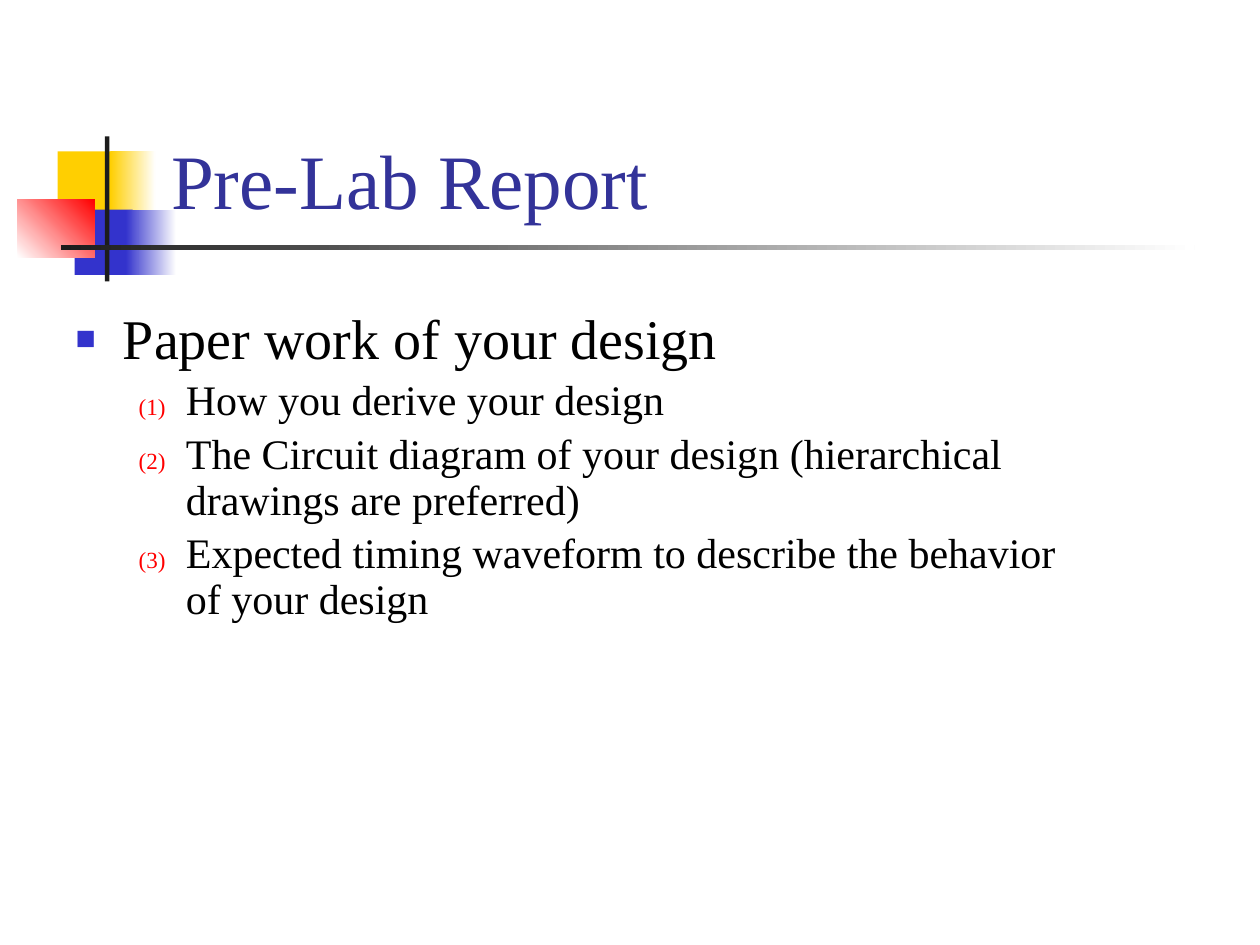
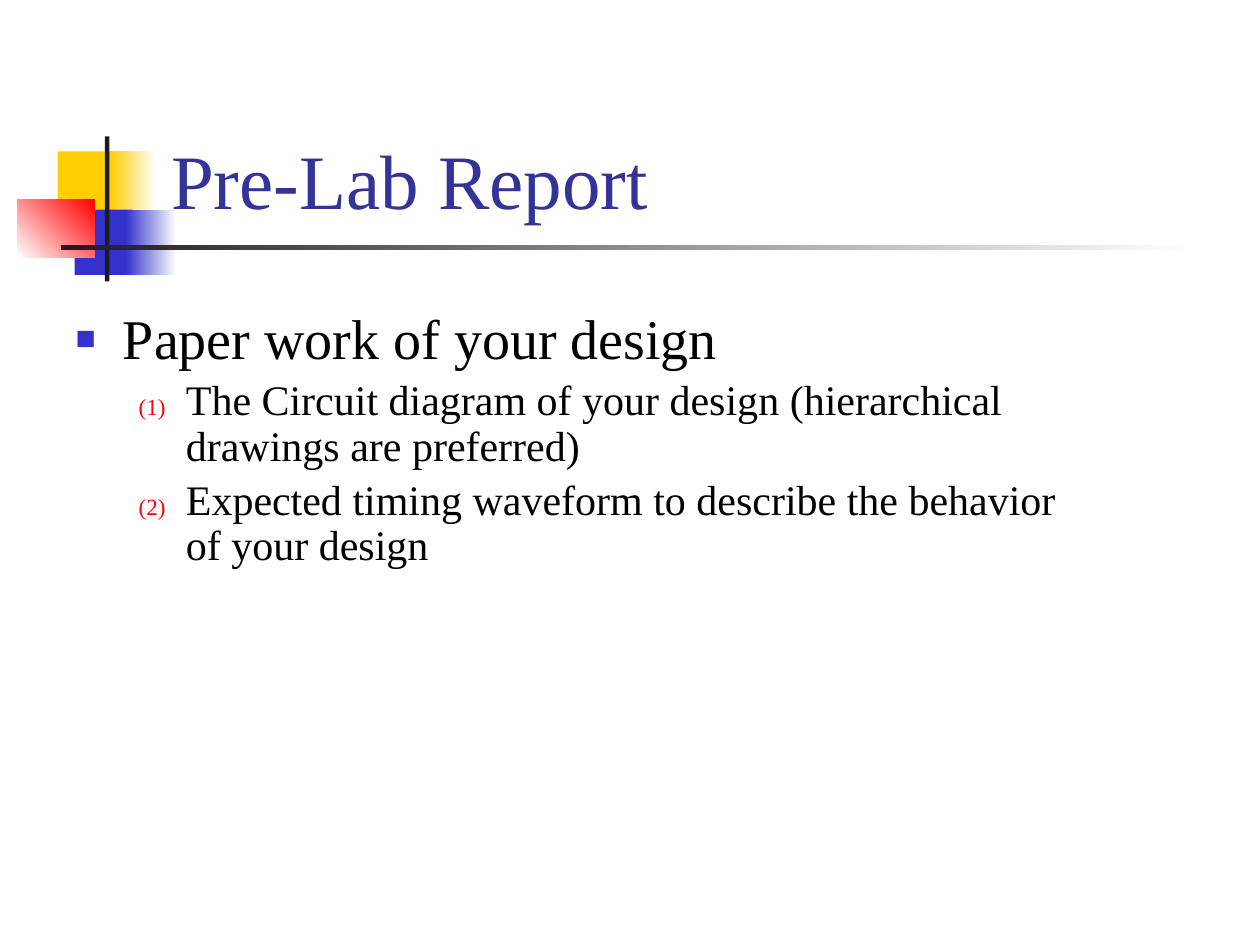
Before and after one commit to CGUSystemCourses/Comp_Org-2018, a slide deck: slide 6 of Lectures/lec03-registers/lab03-registers.pptx (slide 14 before the commit). Drawn at 1260x945 pixels with LibreOffice and Linux fonts; fonts in the diff are those of the drawing. Boxes give left, top, right and bottom in pixels: in the first picture for what was removed or moved away, otherwise in the second. Text is boxed around its words. In the diff, an @@ line names an element or a change of style, - is before the commit and + after.

```diff
--- a/Lectures/lec03-registers/lab03-registers.pptx
+++ b/Lectures/lec03-registers/lab03-registers.pptx
@@ text at [186, 386, 664, 424]: paragraph removed @@
-  (1) How you derive your design
```
Also in this commit, not shown: 4 other slides changed, 8 slides removed, 1 other file.
